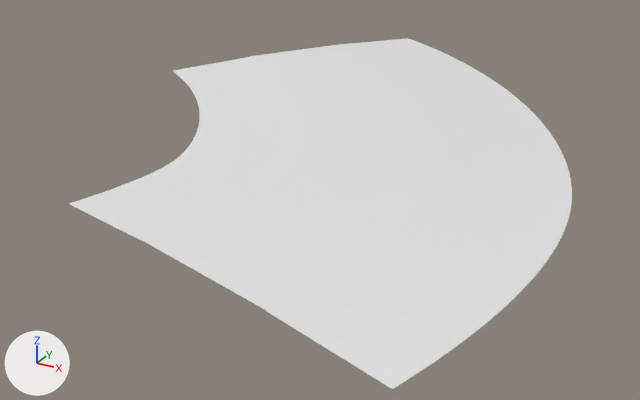
The glTF model public/assets/gen4/models/track-35.glb: old version first, new version second.
Both versions are drawn from a 50 mm lens placed at (613.4, -289.7, 28.0), pointed at (576.7, -222.9, -5.4). Every picture has the same lights, and +X, +Y and +Z are marked at lower left. The picture after the commit comes second. Vertices at exactly the same position are counted once.

In view in the first picture: 'track-35'.
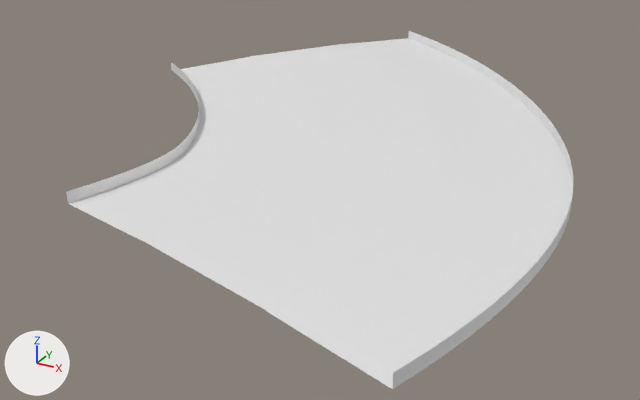
Edits to the scene script, one JSON object a line:
```json
{"block": "me_track_35", "where": "# used by ob_track_35; location = (0.0, 0.0, 0.0)"}
{"op": "remove", "block": "me_track_35", "code": "me_track_35.from_pydata(...)  # 693 vertices, 1240 faces; spans x 551.2..601.6, y -255.1..-184.2, z 0.9..1.5"}
{"op": "add", "block": "me_track_35", "code": "me_track_35.from_pydata(...)  # 819 vertices, 1488 faces; spans x 551.2..601.6, y -255.1..-184.2, z 0.9..2.1"}
{"block": "me_track_35", "change": "me_track_35 part 1"}
{"block": "me_track_35", "change": "126 new vertices lie (0.0, 0.0, 1.0) away from vertices in x 551.2..601.6, y -255.1..-184.2, z 0.9..1.1"}
{"block": "me_track_35", "change": "248 new faces join them"}
```

Location of each change, [x1, y1, x2, y2] in pixels of the pictures (640 x 400 px):
```json
{"object": "track-35", "change": "reshaped", "before": [69, 38, 572, 389], "after": [67, 31, 573, 389]}
{"part": 1, "of": "me_track_35", "change": "added", "after": [67, 31, 573, 389]}
```
